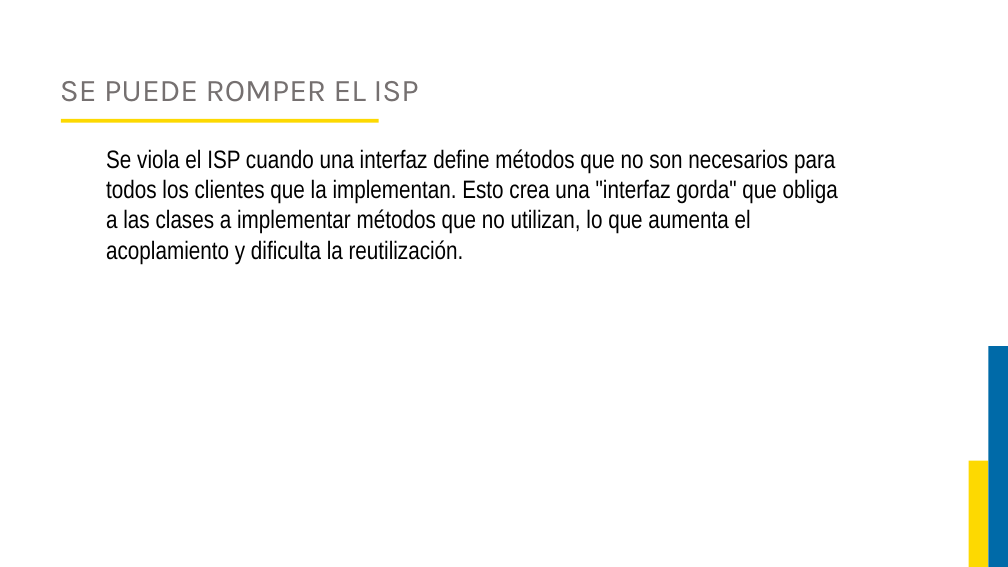
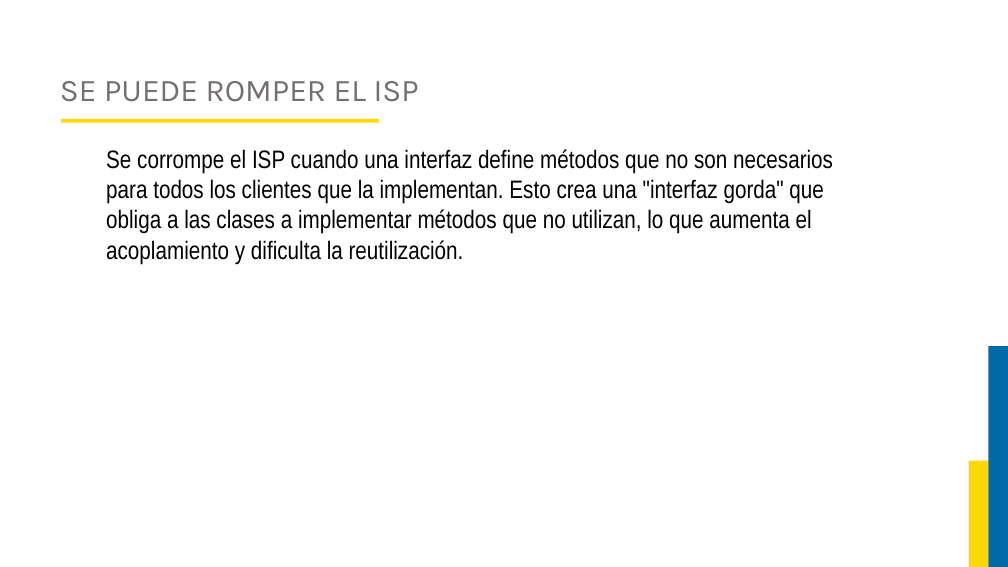
Before and after one commit to JorgeAlejandroAguirreGutierrez/proyecto-luis, a slide deck: slide 46 of Curso Ingenieria del Software 2/Diapositivas.pptx (slide 33 before the commit). Drawn at 1008x567 pixels with LibreOffice and Linux fonts; fonts in the diff are those of the drawing; background and template pictures are left out. Boxes give left, top, right and bottom in pixels: in the first picture for what was removed or moved away, otherwise in the second. Text is boxed around its words. In the diff, an @@ line names an element or a change of style, - is before the commit and + after.

```diff
--- a/Curso Ingenieria del Software 2/Diapositivas.pptx
+++ b/Curso Ingenieria del Software 2/Diapositivas.pptx
@@ text at (106,149,833,265): text changed @@
-Se viola el ISP cuando una interfaz define métodos que no son necesarios para todos los clientes que la implementan. Esto crea una "interfaz gorda" que obliga a las clases a implementar métodos que no utilizan, lo que aumenta el acoplamiento y dificulta la reutilización.
+Se corrompe el ISP cuando una interfaz define métodos que no son necesarios para todos los clientes que la implementan. Esto crea una "interfaz gorda" que obliga a las clases a implementar métodos que no utilizan, lo que aumenta el acoplamiento y dificulta la reutilización.
```
Also in this commit, not shown: 11 other slides changed, 70 slides added, 2 slides removed, 1 other file.
